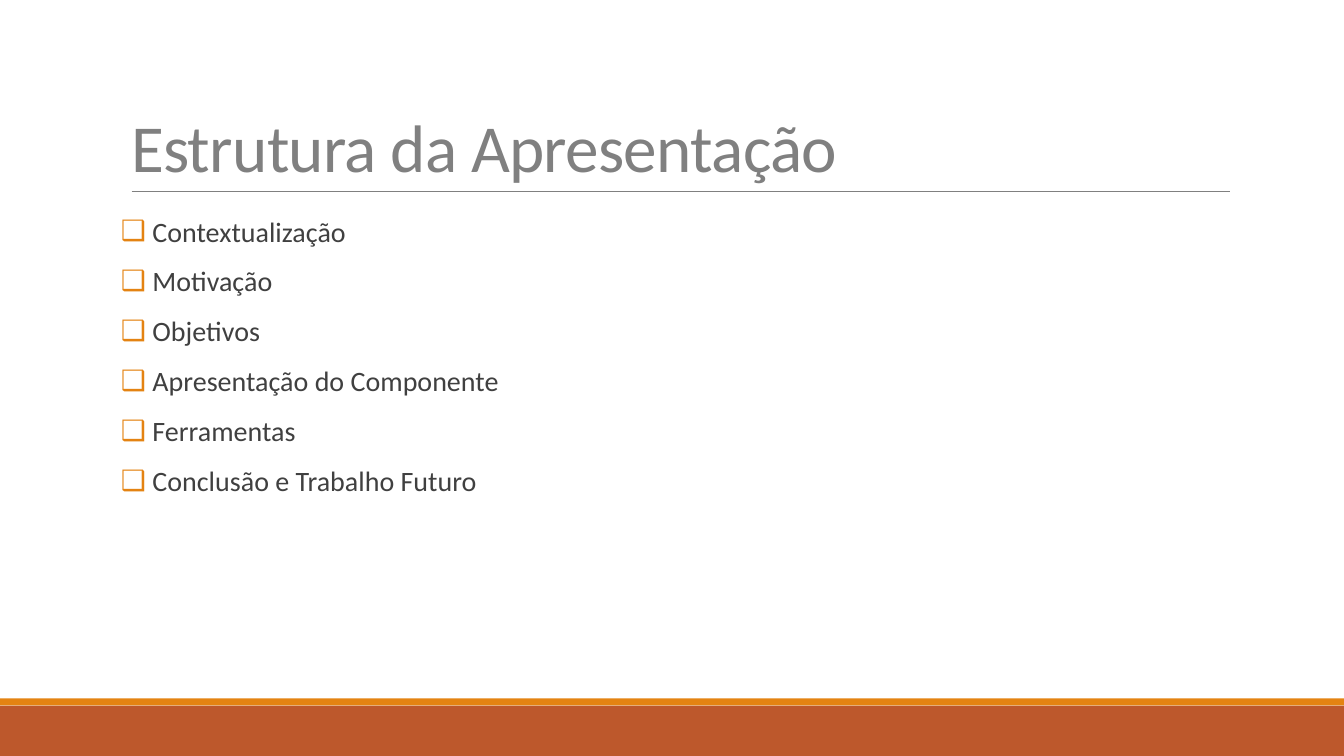
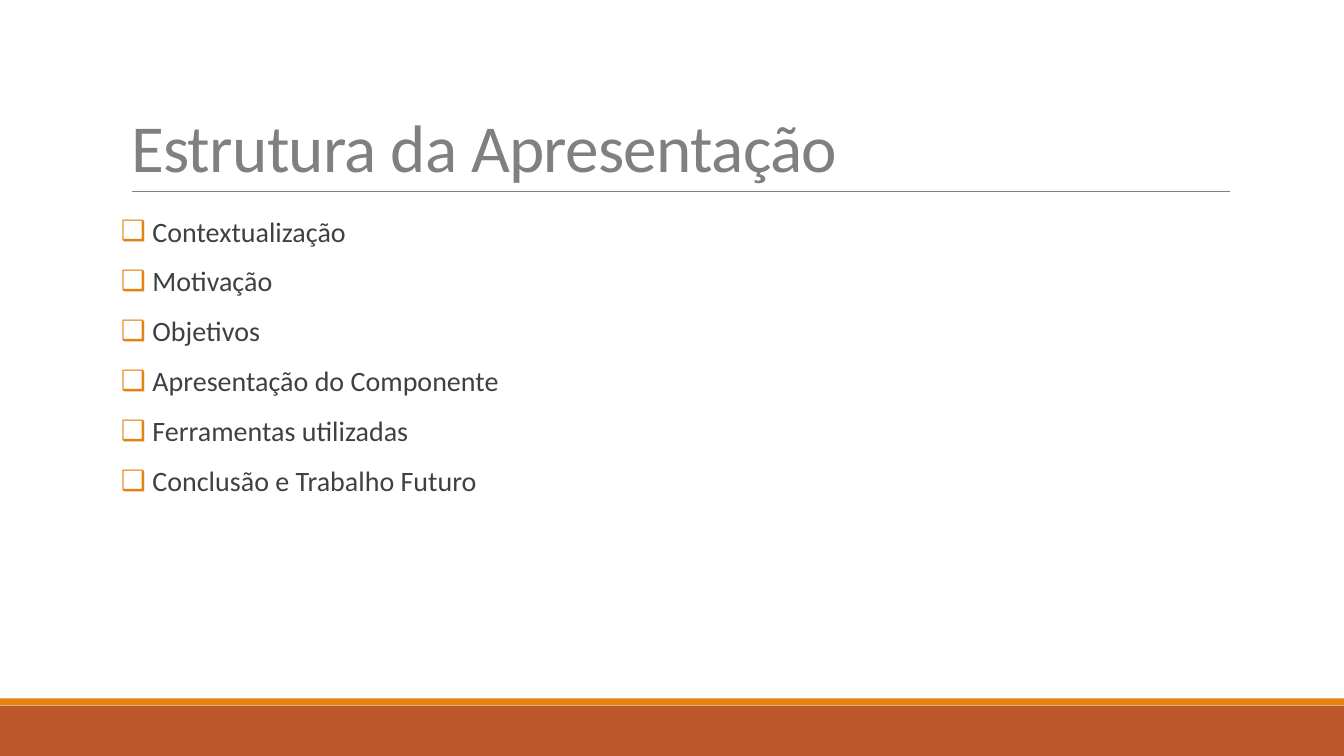
Before and after one commit to diisnc/Dialog_Agent_1819, a slide deck: slide 2 of Report/presentation.pptx. Drawn at 1344x756 pixels with LibreOffice and Linux fonts; fonts in the diff are those of the drawing. Boxes give left, top, right and bottom in pixels: in the first picture for what was removed or moved away, otherwise in the second. Text is boxed around its words. In the diff, an @@ line names an element or a change of style, - is before the commit and + after.

```diff
--- a/Report/presentation.pptx
+++ b/Report/presentation.pptx
@@ text at (152, 421, 408, 441): text changed @@
-❑ Ferramentas
+❑ Ferramentas utilizadas
```
Also in this commit, not shown: 9 other slides changed, 1 other file.
